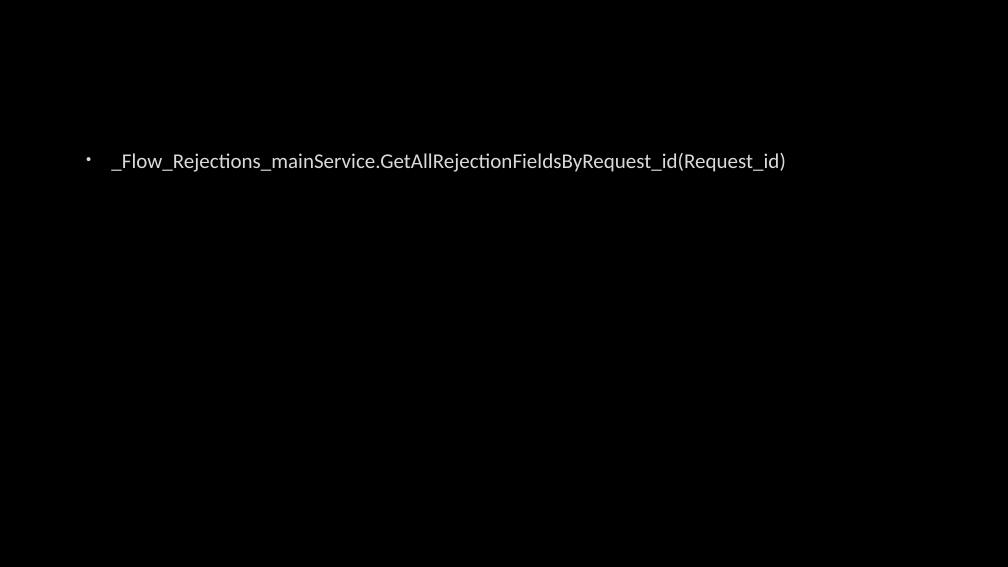
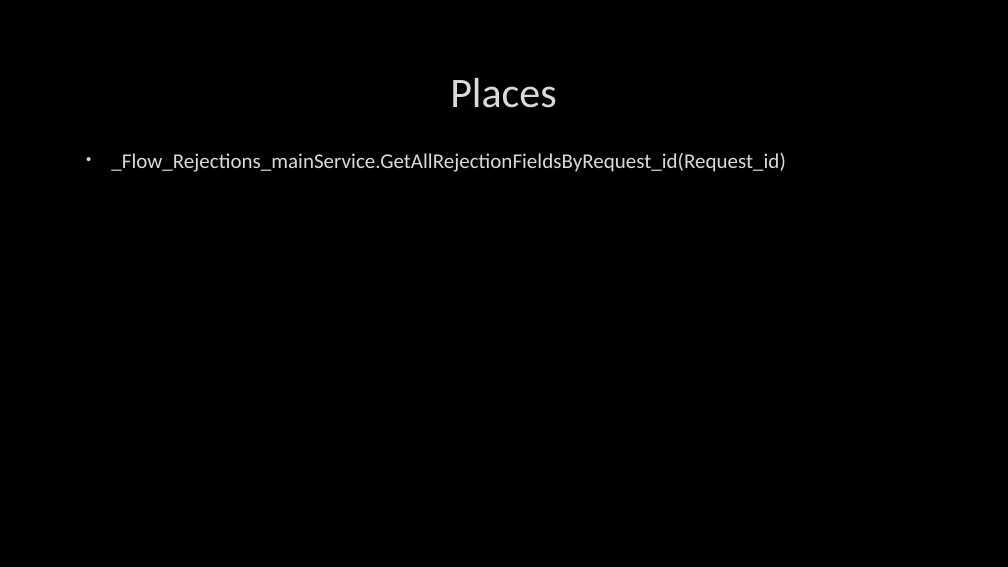
Before and after one commit to AhmedMohamedSamir1/Summary, a slide deck: slide 72 of Dot Net/Business.pptx (slide 73 before the commit). Drawn at 1008x567 pixels with LibreOffice and Linux fonts; fonts in the diff are those of the drawing; background and template pictures are left out. Boxes give left, top, right and bottom in pixels: in the first picture for what was removed or moved away, otherwise in the second. Text is boxed around its words. In the diff, an @@ line names an element or a change of style, - is before the commit and + after.

```diff
--- a/Dot Net/Business.pptx
+++ b/Dot Net/Business.pptx
@@ title added at (450,78,556,108), 40 pt, text #DADADA @@
+Places
```
Also in this commit, not shown: 5 other slides changed, 5 slides added, 4 other files.
